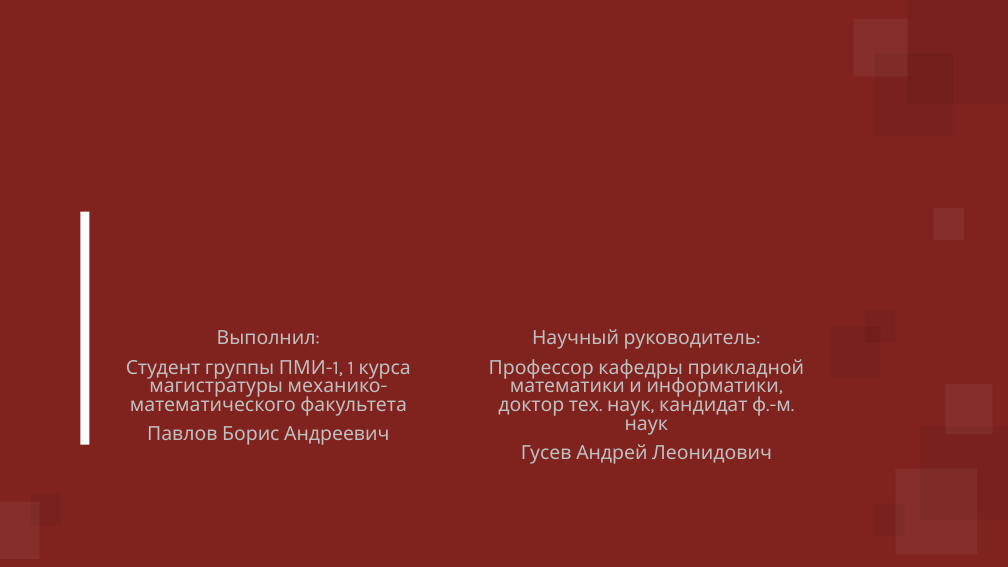
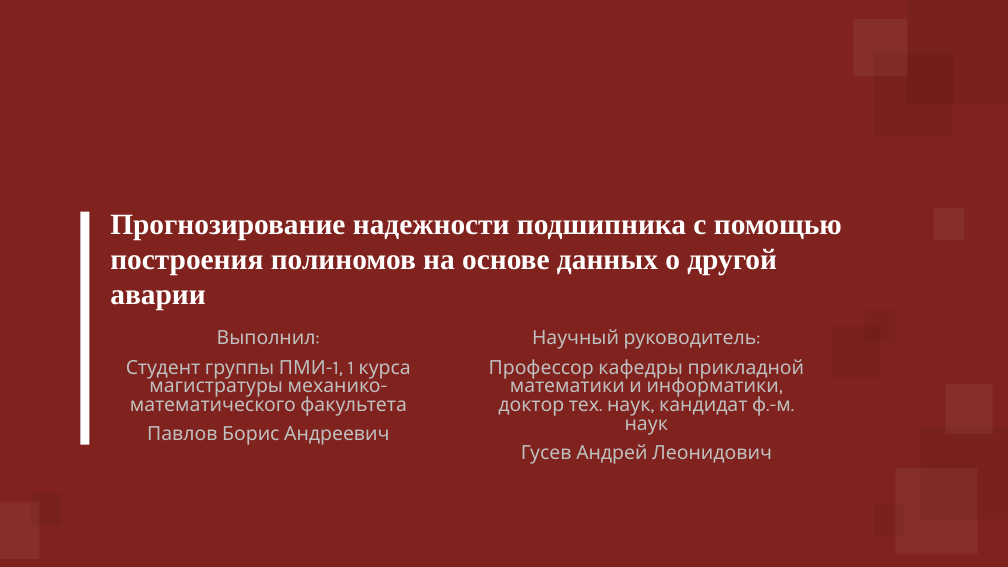
Before and after one commit to EclipsePLZ/Vibration_Analysis, a slide deck: slide 1 of Защита НИР/Защита_НИР(Павлов).pptx. Drawn at 1008x567 pixels with LibreOffice and Linux fonts; fonts in the diff are those of the drawing; background and template pictures are left out. Boxes give left, top, right and bottom in pixels: in the first picture for what was removed or moved away, otherwise in the second. Text is boxed around its words. In the diff, an @@ line names an element or a change of style, - is before the commit and + after.

```diff
--- a/Защита НИР/Защита_НИР(Павлов).pptx
+++ b/Защита НИР/Защита_НИР(Павлов).pptx
@@ title added at <box>110,214,842,311</box>, 28 pt, text #FFFFFF, bold @@
+Прогнозирование надежности подшипника с помощью построения полиномов на основе данных о другой аварии
```
Also in this commit, not shown: 3 other slides changed, 6 slides added, 1 slide removed, 4 other files.
